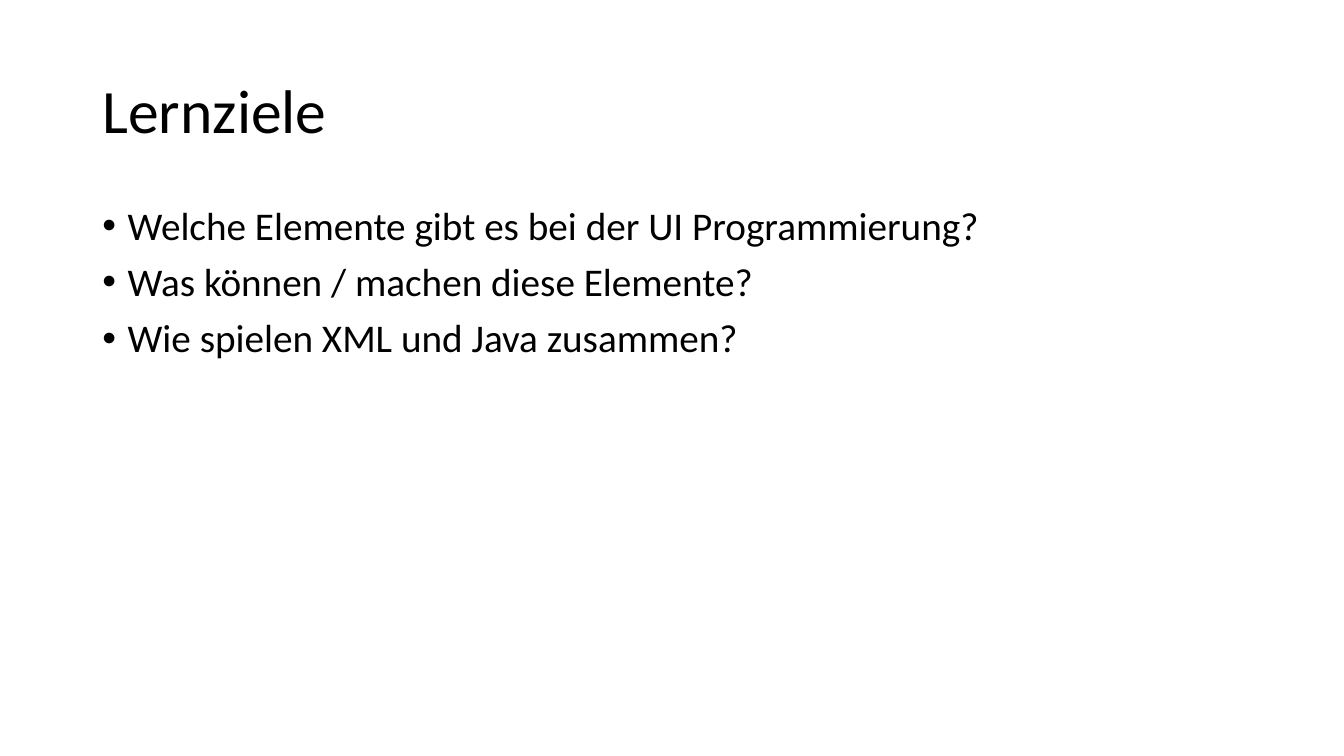
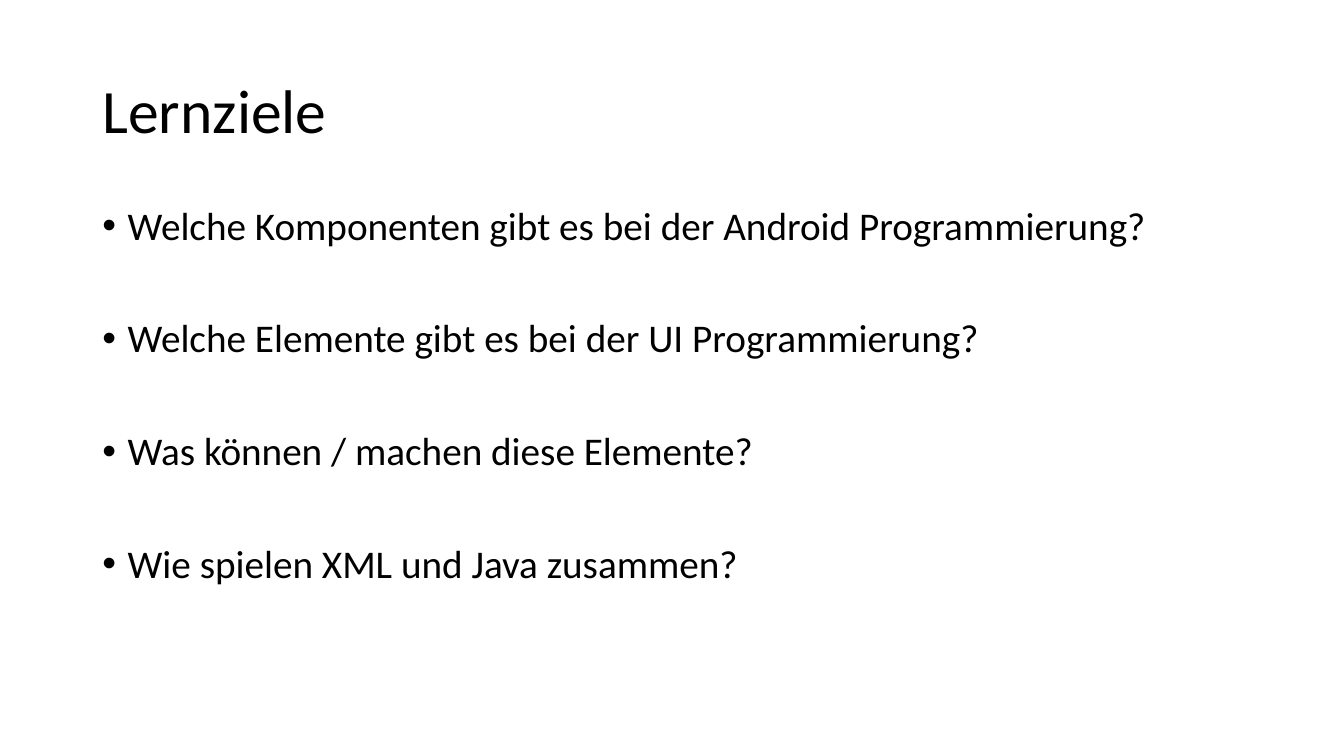
Before and after one commit to desombre/java_examples, a slide deck: slide 3 of Android_UI.pptx. Drawn at 1344x756 pixels with LibreOffice and Linux fonts; fonts in the diff are those of the drawing. Boxes give left, top, right and bottom in pixels: in the first picture for what was removed or moved away, otherwise in the second. Text is boxed around its words. In the diff, an @@ line names an element or a change of style, - is before the commit and + after.

Commit message:
Cont: Android UI - ViewHolder + Adapter noch erklären

```diff
--- a/Android_UI.pptx
+++ b/Android_UI.pptx
@@ text at <box>128,212,1145,247</box>: paragraph added @@
+• Welche Komponenten gibt es bei der Android Programmierung?
```
Also in this commit, not shown: 5 other slides changed, 3 slides added, 4 slides removed.
